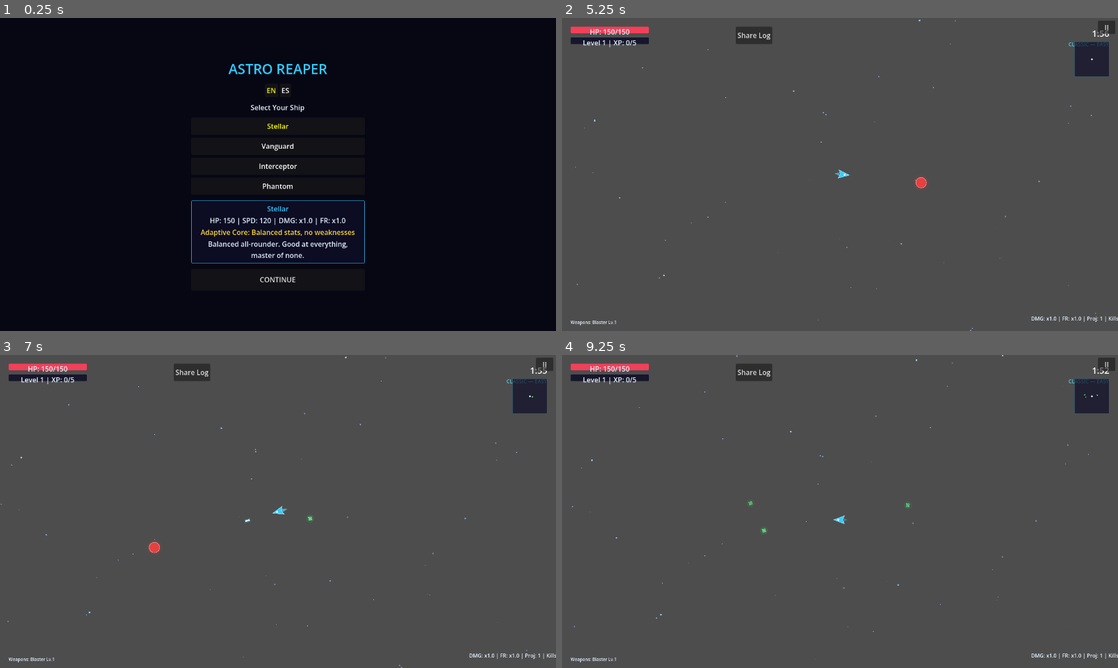
Above: before the commit, frames 1-4 (two rows, left to right).
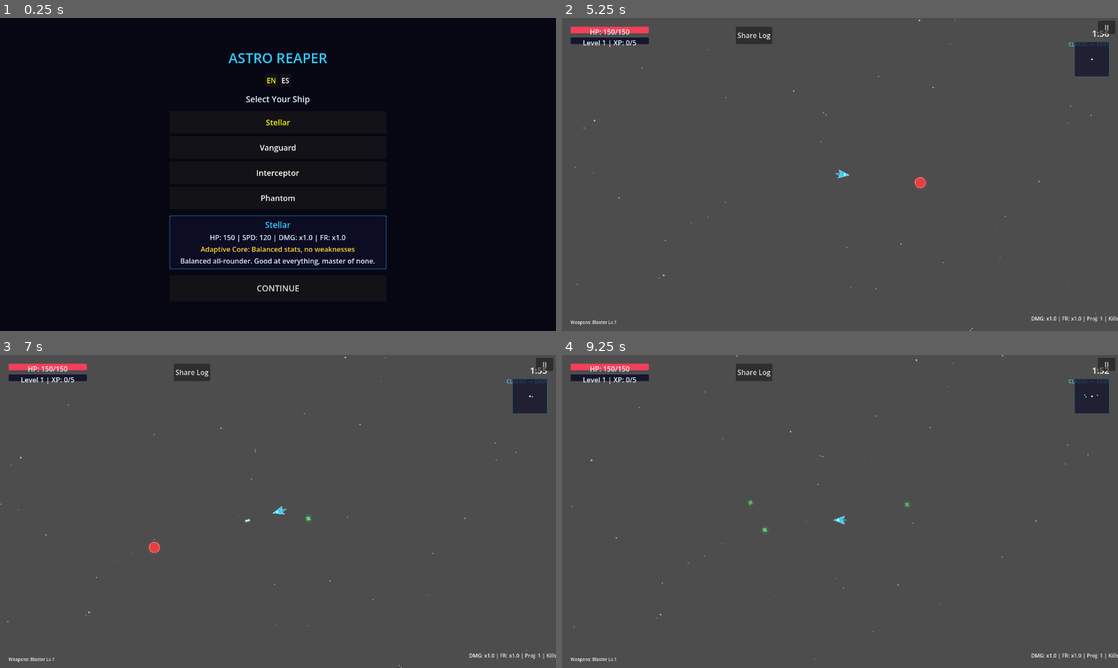
Above: after the commit, the same moments.

Repository: jlromgaz/Astro-Reaper
Game: Godot game, scene res://scenes/ui/main_menu.tscn
Same seed, same stepped clock (60 frames per second), same inputs: the game is played once before the commit and once after it.
Inputs (mouse positions are in pixels of both pictures, inside the frame that each line leads up to):
- Up to frame 1 (0.25 s): no input
- Up to frame 2 (5.25 s): click "CONTINUE" at 0.5 s; click "CLASSIC — EASY" at 1.25 s; click "II" at 2 s; click "Resume" at 2.75 s; click "Share Log" at 3.5 s; tap Enter (ui_accept) at 4.25, 4.52 s; move the mouse to (962, 158) at 4.27 s; hold D (move_right) 4.28-5 s; hold Shift 4.28-5 s; click (962, 158) at 4.42 s; drag from (728, 190) to (934, 183) at 5.02 s
- Up to frame 3 (7 s): move the mouse to (333, 442) at 5.77 s; hold D (move_right) 5.78-6.5 s; tap Ctrl at 5.85 s; click (333, 442) at 5.92 s; drag from (250, 574) to (111, 464) at 6.52 s
- Up to frame 4 (9.25 s): move the mouse to (1006, 558) at 7.27 s; hold A (move_left) 7.28-8 s; tap Alt at 7.35 s; click (1006, 558) at 7.42 s; tap Enter (ui_accept) at 7.52 s; drag from (673, 464) to (756, 433) at 8.02 s; move the mouse to (867, 511) at 8.77 s; hold S (move_down) from 8.78 s (still down); hold Shift from 8.78 s (still down); click (867, 511) at 8.92 s

The runs differ from the first frame. In frame 1, 3.5% of the frame differs, in the area x 30-70%, y 11-88%; in frame 2, less than 0.1%; in frame 3, less than 0.1%; in frame 4, less than 0.1%.

Commit message:
fix(android): joystick direction, bottom-center position, larger mobile UI
- Fix double canvas transform bug in virtual_joystick.gd that caused all
  drag directions to map to "up" on Android. Root cause: applying
  get_canvas_transform().affine_inverse() before get_global_transform_with_canvas()
  inverted the canvas transform twice. Fix: use a single _to_local() helper
  that applies get_global_transform_with_canvas().affine_inverse() directly.
- Add multitouch index tracking to prevent second finger from hijacking drag.
- Await one process frame before reading size so _base_center is correct.
- Move joystick to bottom-center (anchor_preset=7), increase to 220×220,
  knob from 40×40 to 50×50, KNOB_RANGE from 40 to 70.
- Scale up main menu VBox (400→500px wide), StartButton (200×50→260×60),
  ship buttons (200×40→260×52), mode buttons (240×40→260×54), plus font_size
  overrides on key labels for comfortable mobile tap targets.
- Add 4 TDD direction tests (up/right/deadzone/clamp) using RefCounted
  capture box to work around GDScript 4 value-type closure capture.
  273/273 tests passing.

Diff:
--- a/scenes/main/main.tscn
+++ b/scenes/main/main.tscn
@@ -27,5 +27,15 @@
 [node name="HUD" parent="." unique_id=822823120 instance=ExtResource("2_hud")]
 
 [node name="VirtualJoystick" parent="." unique_id=177512766 instance=ExtResource("3_joystick")]
-layout_mode = 3
-anchors_preset = 0
+layout_mode = 1
+anchors_preset = 7
+anchor_left = 0.5
+anchor_right = 0.5
+anchor_top = 1.0
+anchor_bottom = 1.0
+offset_left = -110.0
+offset_top = -230.0
+offset_right = 110.0
+offset_bottom = -10.0
+grow_horizontal = 2
+grow_vertical = 0
--- a/scenes/ui/main_menu.tscn
+++ b/scenes/ui/main_menu.tscn
@@ -39,13 +39,13 @@
 anchor_top = 0.5
 anchor_right = 0.5
 anchor_bottom = 0.5
-offset_left = -200.0
-offset_top = -250.0
-offset_right = 200.0
-offset_bottom = 250.0
+offset_left = -250.0
+offset_top = -280.0
+offset_right = 250.0
+offset_bottom = 280.0
 grow_horizontal = 2
 grow_vertical = 2
-theme_override_constants/separation = 12
+theme_override_constants/separation = 14
 
 [node name="TitleLabel" type="Label" parent="VBox"]
 horizontal_alignment = 1
@@ -56,6 +56,7 @@
 visible = false
 horizontal_alignment = 1
 theme_override_colors/font_color = Color(1, 0.85, 0.2, 1)
+theme_override_font_sizes/font_size = 17
 text = "BEST: 0"
 
 [node name="LangRow" type="HBoxContainer" parent="VBox"]
@@ -79,11 +80,13 @@
 visible = false
 layout_mode = 2
 theme_override_colors/font_color = Color(0.9, 0.95, 1, 1)
+theme_override_font_sizes/font_size = 16
 text = "ENTER to launch | ESC to change ship"
 horizontal_alignment = 1
 
 [node name="SubtitleLabel" type="Label" parent="VBox"]
 theme_override_colors/font_color = Color(0.9, 0.95, 1, 1)
+theme_override_font_sizes/font_size = 19
 horizontal_alignment = 1
 text = "Select Your Ship"
 
@@ -91,7 +94,7 @@
 theme_override_constants/separation = 6
 
 [node name="ShipInfoPanel" type="PanelContainer" parent="VBox"]
-custom_minimum_size = Vector2(0, 100)
+custom_minimum_size = Vector2(0, 120)
 theme_override_styles/panel = SubResource("StyleBoxFlat_panel")
 
 [node name="InfoVBox" type="VBoxContainer" parent="VBox/ShipInfoPanel"]
@@ -103,6 +106,7 @@
 
 [node name="ShipNameLabel" type="Label" parent="VBox/ShipInfoPanel/InfoVBox"]
 theme_override_colors/font_color = Color(0.2, 0.8, 1, 1)
+theme_override_font_sizes/font_size = 19
 horizontal_alignment = 1
 text = "Ship Name"
 
@@ -123,5 +127,6 @@
 text = "Description"
 
 [node name="StartButton" type="Button" parent="VBox"]
-custom_minimum_size = Vector2(200, 50)
+custom_minimum_size = Vector2(260, 60)
+theme_override_font_sizes/font_size = 19
 text = "LAUNCH"
--- a/scenes/ui/virtual_joystick.tscn
+++ b/scenes/ui/virtual_joystick.tscn
@@ -4,14 +4,17 @@
 [ext_resource type="Script" path="res://scripts/ui/joystick_ring_visual.gd" id="2_ring"]
 
 [node name="VirtualJoystick" type="Control"]
-anchors_preset = 1
-anchor_left = 0.0
-anchor_right = 0.0
-offset_left = 20.0
-offset_top = 100.0
-offset_right = 120.0
-offset_bottom = 200.0
-grow_horizontal = 0
+anchors_preset = 7
+anchor_left = 0.5
+anchor_right = 0.5
+anchor_top = 1.0
+anchor_bottom = 1.0
+offset_left = -110.0
+offset_top = -230.0
+offset_right = 110.0
+offset_bottom = -10.0
+grow_horizontal = 2
+grow_vertical = 0
 script = ExtResource("1_script")
 
 [node name="Base" type="Control" parent="."]
@@ -32,10 +35,10 @@
 anchor_top = 0.5
 anchor_right = 0.5
 anchor_bottom = 0.5
-offset_left = -20.0
-offset_top = -20.0
-offset_right = 20.0
-offset_bottom = 20.0
+offset_left = -25.0
+offset_top = -25.0
+offset_right = 25.0
+offset_bottom = 25.0
 grow_horizontal = 2
 grow_vertical = 2
 script = ExtResource("2_ring")
--- a/scripts/ui/main_menu.gd
+++ b/scripts/ui/main_menu.gd
@@ -64,7 +64,8 @@
 	for i in range(MODE_OPTIONS.size()):
 		var btn := Button.new()
 		btn.text = MODE_OPTIONS[i].label
-		btn.custom_minimum_size = Vector2(240, 40)
+		btn.custom_minimum_size = Vector2(260, 54)
+		btn.add_theme_font_size_override("font_size", 18)
 		btn.focus_mode = Control.FOCUS_NONE
 		btn.pressed.connect(_on_mode_clicked.bind(i))
 		mode_list.add_child(btn)
@@ -136,7 +137,8 @@
 	for i in range(_ships.size()):
 		var btn := Button.new()
 		btn.text = _ships[i].ship_name
-		btn.custom_minimum_size = Vector2(200, 40)
+		btn.custom_minimum_size = Vector2(260, 52)
+		btn.add_theme_font_size_override("font_size", 18)
 		btn.focus_mode = Control.FOCUS_NONE
 		btn.pressed.connect(_select_ship.bind(i))
 		ship_list.add_child(btn)
--- a/scripts/ui/virtual_joystick.gd
+++ b/scripts/ui/virtual_joystick.gd
@@ -1,63 +1,85 @@
 extends Control
-## Virtual joystick for mobile. Emits input direction.
+## Virtual joystick for mobile/web touch input.
+## Fixed position at bottom-center; hidden on non-touchscreen platforms.
 
 signal input_changed(direction: Vector2)
 
-const DEADZONE := 0.2
-const KNOB_RANGE := 40.0
+const DEADZONE := 0.15
+const KNOB_RANGE := 70.0
 
 @onready var _base: Control = $Base
 @onready var _knob: Control = $Knob
 
 var _base_center := Vector2.ZERO
 var _dragging := false
+var _touch_index := -1
 
 
 func _ready() -> void:
-	_base_center = size / 2
 	if not DisplayServer.is_touchscreen_available():
 		visible = false
+		return
+	await get_tree().process_frame
+	_base_center = size / 2
+	_reset_knob()
 
 
 func _input(event: InputEvent) -> void:
+	if not visible:
+		return
 	if event is InputEventScreenTouch:
-		var e: InputEventScreenTouch = event as InputEventScreenTouch
-		var canvas_pos: Vector2 = get_viewport().get_canvas_transform().affine_inverse() * e.position
-		var local: Vector2 = get_global_transform_with_canvas().affine_inverse() * canvas_pos
-		if e.pressed:
-			if _base.get_global_rect().has_point(canvas_pos):
-				_dragging = true
-				_update_knob(local)
-		else:
-			_dragging = false
-			_reset_knob()
-	elif event is InputEventScreenDrag and _dragging:
-		var e: InputEventScreenDrag = event as InputEventScreenDrag
-		var canvas_pos: Vector2 = get_viewport().get_canvas_transform().affine_inverse() * e.position
-		var local: Vector2 = get_global_transform_with_canvas().affine_inverse() * canvas_pos
-		_update_knob(local)
+		_on_screen_touch(event)
+	elif event is InputEventScreenDrag:
+		if event.index == _touch_index and _dragging:
+			_update_knob(_to_local(event.position))
 	elif event is InputEventMouseButton:
-		var e: InputEventMouseButton = event as InputEventMouseButton
-		var local: Vector2 = get_local_mouse_position()
-		if e.pressed:
-			if _base.get_global_rect().has_point(get_global_mouse_position()):
-				_dragging = true
-				_update_knob(local)
-		else:
-			_dragging = false
-			_reset_knob()
+		_on_mouse_button(event)
 	elif event is InputEventMouseMotion and _dragging:
-		_update_knob(get_local_mouse_position())
+		_update_knob(_to_local(event.position))
+
+
+func _on_screen_touch(event: InputEventScreenTouch) -> void:
+	if event.pressed:
+		if _touch_index >= 0:
+			return
+		if _base.get_global_rect().has_point(_to_canvas(event.position)):
+			_touch_index = event.index
+			_dragging = true
+			_update_knob(_to_local(event.position))
+	elif event.index == _touch_index:
+		_touch_index = -1
+		_dragging = false
+		_reset_knob()
+
+
+func _on_mouse_button(event: InputEventMouseButton) -> void:
+	if event.pressed:
+		if _dragging:
+			return
+		if _base.get_global_rect().has_point(_to_canvas(event.position)):
+			_dragging = true
+			_update_knob(_to_local(event.position))
+	else:
+		_dragging = false
+		_reset_knob()
+
+
+func _to_local(screen_pos: Vector2) -> Vector2:
+	return get_global_transform_with_canvas().affine_inverse() * screen_pos
+
+
+func _to_canvas(screen_pos: Vector2) -> Vector2:
+	return get_viewport().get_canvas_transform().affine_inverse() * screen_pos
 
 
 func _update_knob(local_pos: Vector2) -> void:
 	var delta: Vector2 = local_pos - _base_center
 	var dist: float = delta.length()
-	var dir: Vector2 = delta.normalized() if dist > 0 else Vector2.ZERO
+	var dir: Vector2 = delta.normalized() if dist > 0.0 else Vector2.ZERO
 	if dist > KNOB_RANGE:
 		delta = dir * KNOB_RANGE
 	_knob.position = _base_center + delta - _knob.size / 2
-	var out: Vector2 = dir * (min(dist, KNOB_RANGE) / KNOB_RANGE)
+	var out: Vector2 = dir * (minf(dist, KNOB_RANGE) / KNOB_RANGE)
 	if out.length() < DEADZONE:
 		out = Vector2.ZERO
 	input_changed.emit(out)
@@ -71,3 +93,4 @@
 func _notification(what: int) -> void:
 	if what == NOTIFICATION_RESIZED:
 		_base_center = size / 2
+		_reset_knob()
--- a/tests/integration/test_joystick_scene.gd
+++ b/tests/integration/test_joystick_scene.gd
@@ -1,6 +1,11 @@
 extends GutTest
 ## Integration tests: virtual joystick must use circular drawn visuals,
 ## not ColorRect squares, while keeping the Control-based drag logic.
+
+## Capture box: lambdas can't mutate outer Vector2 locals, but they can
+## mutate an Object's property (Object = reference type).
+class DirectionCapture:
+	var value := Vector2.ZERO
 
 
 func test_joystick_base_and_knob_are_not_colorrects() -> void:
@@ -19,3 +24,46 @@
 	var knob: Control = joystick.get_node("Knob")
 	assert_eq(base.ring_color, Color(Palette.UI_ACCENT, 0.35), "Base ring must be dim accent")
 	assert_eq(knob.ring_color, Color(Palette.UI_ACCENT, 0.85), "Knob must be bright accent")
+
+
+func test_direction_drag_up_emits_negative_y() -> void:
+	var js: Control = add_child_autofree(load("res://scenes/ui/virtual_joystick.tscn").instantiate())
+	await get_tree().process_frame
+	js._base_center = Vector2(110.0, 110.0)
+	var cap := DirectionCapture.new()
+	js.input_changed.connect(func(d: Vector2) -> void: cap.value = d)
+	js._update_knob(Vector2(110.0, 30.0))  # 80px above center
+	assert_lt(cap.value.y, -0.5, "Dragging up must produce negative Y")
+	assert_almost_eq(cap.value.x, 0.0, 0.1, "No horizontal component when dragging straight up")
+
+
+func test_direction_drag_right_emits_positive_x() -> void:
+	var js: Control = add_child_autofree(load("res://scenes/ui/virtual_joystick.tscn").instantiate())
+	await get_tree().process_frame
+	js._base_center = Vector2(110.0, 110.0)
+	var cap := DirectionCapture.new()
+	js.input_changed.connect(func(d: Vector2) -> void: cap.value = d)
+	js._update_knob(Vector2(190.0, 110.0))  # 80px to the right
+	assert_gt(cap.value.x, 0.5, "Dragging right must produce positive X")
+	assert_almost_eq(cap.value.y, 0.0, 0.1, "No vertical component when dragging straight right")
+
+
+func test_deadzone_swallows_tiny_movement() -> void:
+	var js: Control = add_child_autofree(load("res://scenes/ui/virtual_joystick.tscn").instantiate())
+	await get_tree().process_frame
+	js._base_center = Vector2(110.0, 110.0)
+	var cap := DirectionCapture.new()
+	cap.value = Vector2(99.0, 99.0)  # sentinel — must become ZERO
+	js.input_changed.connect(func(d: Vector2) -> void: cap.value = d)
+	js._update_knob(Vector2(115.0, 112.0))  # 5px nudge — inside deadzone
+	assert_eq(cap.value, Vector2.ZERO, "Tiny movement inside deadzone must emit zero")
+
+
+func test_magnitude_never_exceeds_one() -> void:
+	var js: Control = add_child_autofree(load("res://scenes/ui/virtual_joystick.tscn").instantiate())
+	await get_tree().process_frame
+	js._base_center = Vector2(110.0, 110.0)
+	var cap := DirectionCapture.new()
+	js.input_changed.connect(func(d: Vector2) -> void: cap.value = d)
+	js._update_knob(Vector2(610.0, 610.0))  # way beyond KNOB_RANGE
+	assert_lte(cap.value.length(), 1.0, "Output magnitude must never exceed 1.0")
